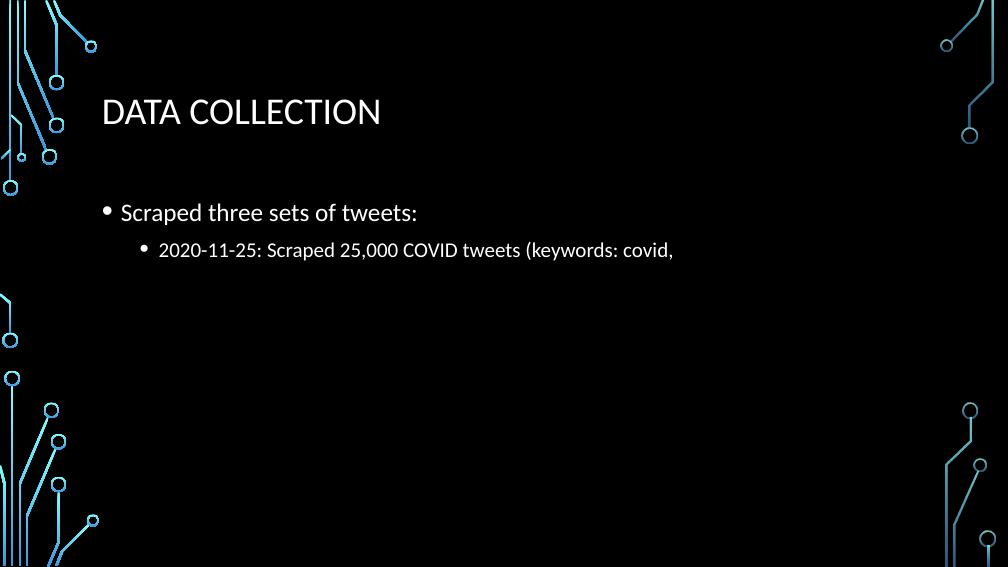
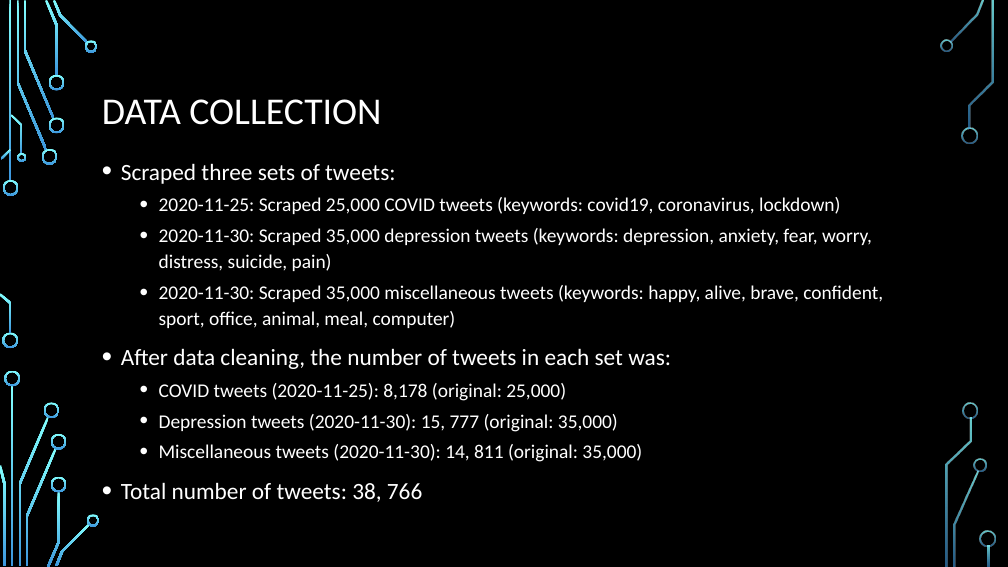
Before and after one commit to ngandhi01/TextMining, a slide deck: slide 6 of media/research_updates_2020-12-02.pptx (slide 5 before the commit). Drawn at 1008x567 pixels with LibreOffice and Linux fonts; fonts in the diff are those of the drawing; background and template pictures are left out. Boxes give left, top, right and bottom in pixels: in the first picture for what was removed or moved away, otherwise in the second. Text is boxed around its words. In the diff, an @@ line names an element or a change of style, - is before the commit and + after.

```diff
--- a/media/research_updates_2020-12-02.pptx
+++ b/media/research_updates_2020-12-02.pptx
@@ text "Scraped three sets of tweets:": place and size @@
-text "Scraped three sets of tweets:" at (121, 203, 673, 261)
+text "Scraped three sets of tweets:" at (121, 163, 883, 502)
@@ text at (121, 163, 395, 184): size 24 to 22.2 pt in "Scraped three sets of tweets:"; line spacing 1.2 to 1.1 @@
@@ text at (121, 197, 883, 502): text changed; size 20 to 18.5 pt @@
-  • 2020-11-25: Scraped 25,000 COVID tweets (keywords: covid,
+  • 2020-11-25: Scraped 25,000 COVID tweets (keywords: covid19, coronavirus, lockdown)
+  • 2020-11-30: Scraped 35,000 depression tweets (keywords: depression, anxiety, fear, worry, distress, suicide, pain)
+  • 2020-11-30: Scraped 35,000 miscellaneous tweets (keywords: happy, alive, brave, confident, sport, office, animal, meal, computer)
+• After data cleaning, the number of tweets in each set was:
+  • COVID tweets (2020-11-25): 8,178 (original: 25,000)
+  • Depression tweets (2020-11-30): 15, 777 (original: 35,000)
+  • Miscellaneous tweets (2020-11-30): 14, 811 (original: 35,000)
+• Total number of tweets: 38, 766
```
Also in this commit, not shown: 3 other slides changed, 4 slides added, 1 slide removed, 2 other files.
